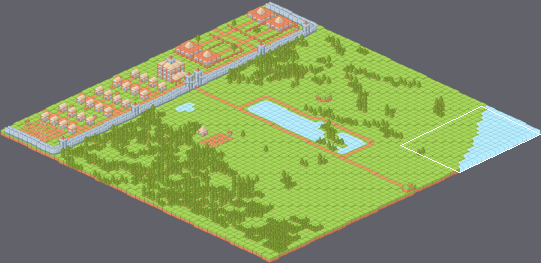
Tiled map -- assets/level/Map/level1.tmx. The first picture is a wide view before the edit; the outline marks the close-up.
Close-up. Before the edit:
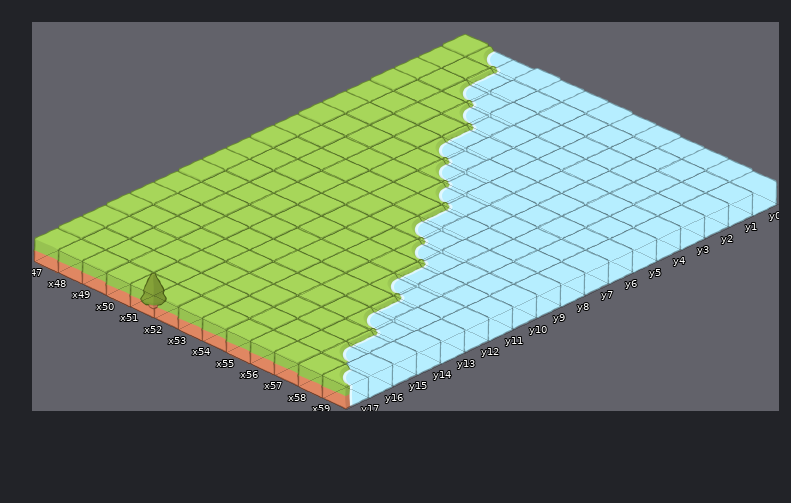
Cells are 232x110 px. Isometric: x runs down to the right, y down to the left. Shown: x 47..59, y 0..17. The commit also changed other parts of the map, which this record leaves out.
Once edited:
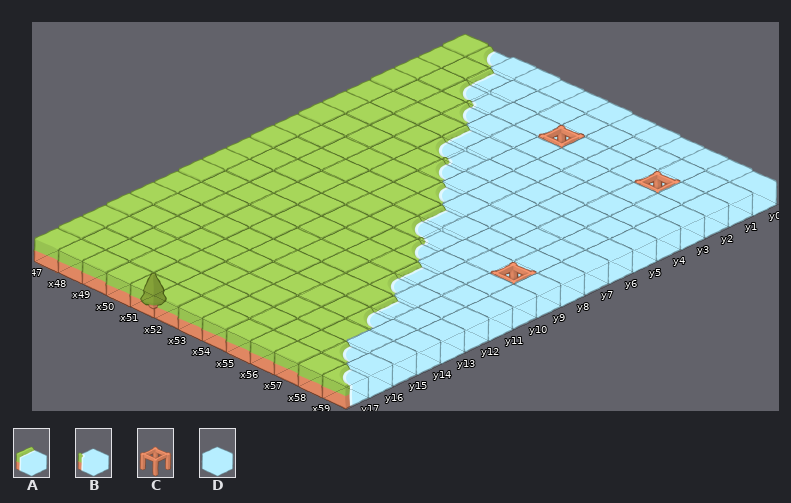
Key: from "Example": A 203 "grass_water_W", B 211 "grass_waterConvex_W", C 324 "structure_high_N", D 340 "water_center_N".
_ is an empty cell.
Difference:
Layer "Suelo":
Tile C replaces tile D in row 2 at x 53 and 57; in row 9 at x 58.
Tile D replaces tile A in row 15 at x 58.
Tile D replaces tile B in row 0 at x 49; in row 3 at x 51; in row 6 at x 53; in row 7 at x 54; in row 10 at x 56; in row 12 at x 57.
Tile D replaces tile B in row 14 at x 58.
Pixel boxes of the changes (left, top, right, bottom) in both close-ups:
changed: (346, 57, 585, 347)
changed: (634, 171, 681, 194)
